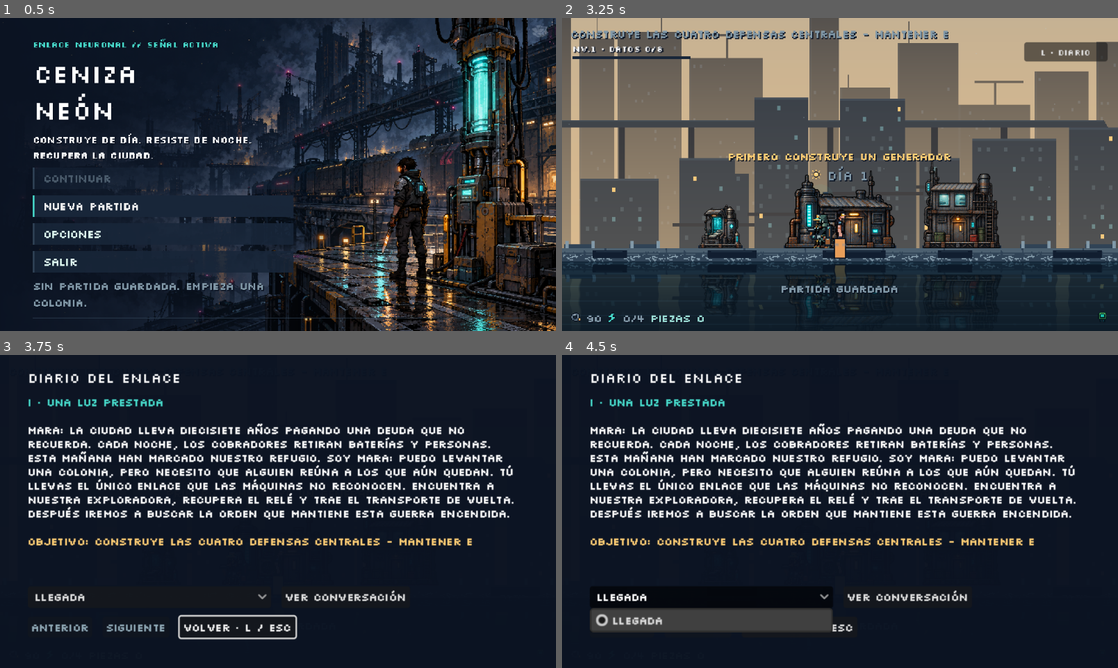
Above: before the commit, frames 1-4 (two rows, left to right).
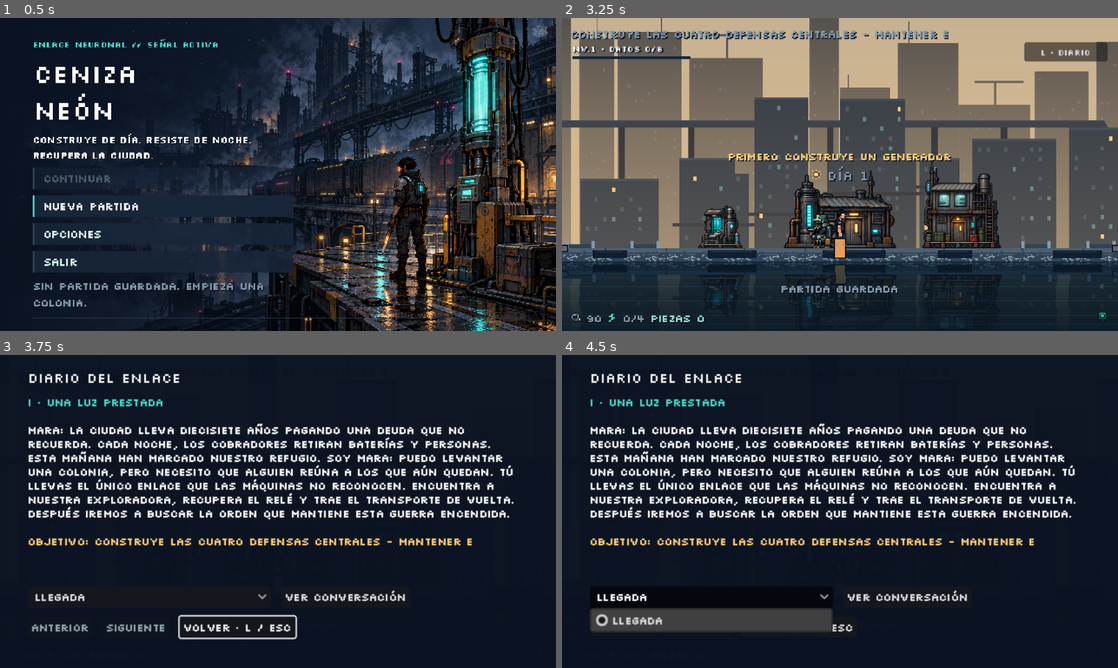
Above: after the commit, the same moments.

Repository: CarlosFloresDev/ceniza-neon
Game: Godot game, scene res://ui/main_menu.tscn
The game is run twice, just before and just after one commit, with the same random seed, the same clock (stepped at 60 frames per second) and the same inputs.
Inputs:
- Up to frame 1 (0.5 s): no input
- Up to frame 2 (3.25 s): click "Nueva partida" at 0.5 s; click "Comenzar" at 1.25 s; click "Continuar ›" at 2 s; click "Omitir" at 2.75 s
- Up to frame 3 (3.75 s): click "L · Diario" at 3.5 s
- Up to frame 4 (4.5 s): click "Llegada" at 4.25 s

Frame 1 is identical in both runs. In frame 2, less than 0.1% of the frame differs, in the area x 0-100%, y 72-84%; in frame 3, less than 0.1%; in frame 4, less than 0.1%.

Commit message:
feat: añade ratas escurridizas, cortocircuitos y trampas fabricadas

Diff:
--- a/core/game_rules.gd
+++ b/core/game_rules.gd
@@ -4,6 +4,7 @@
 const REPEATERS: StringName = &"repeaters"
 const ENEMIES: StringName = &"enemies"
 const ALLIES: StringName = &"allies"
+const PESTS: StringName = &"pests"
 const MAP_HALF_WIDTH: float = 1600.0
 const WORLD_LAYER: int = 1
 const FLOOR_Y: float = 260.0
--- /dev/null
+++ b/entities/pests/sewer_rat.gd
@@ -0,0 +1,21 @@
+class_name SewerRat
+extends CubeBody
+
+## Skittish pest that emerges from a corpse, darts toward a powered turret,
+## hides while it chews the wiring, and flees after shorting a few machines.
+
+enum State { EMERGE, DART, HIDE, FLEE }
+
+var state: int = State.EMERGE
+var speed: float = 260.0
+var chew_time: float = 0.0
+var chews: int = 0
+var target_site: ConstructionSite
+var exit_x: float = 0.0
+
+func _ready() -> void:
+	size = Vector2(6, 4)
+	fill = Color(0.44, 0.33, 0.26)
+	z_index = 2
+	add_to_group(GameRules.PESTS)
+	position.y = GameRules.FLOOR_Y
--- a/entities/structures/construction_site.gd
+++ b/entities/structures/construction_site.gd
@@ -20,6 +20,7 @@
 var viewer: Player
 var payment_fraction: float = 0
 var powered: bool = true
+var shorted: bool = false
 var core: ColonyCore
 
 func visual_height() -> float:
@@ -91,7 +92,10 @@
 	queue_redraw()
 
 func _process(delta: float) -> void:
-	modulate = Color.WHITE if powered else Color(0.5, 0.56, 0.63)
+	if shorted:
+		modulate = Color(0.5, 0.28, 0.4)
+	else:
+		modulate = Color.WHITE if powered else Color(0.5, 0.56, 0.63)
 	recoil = maxf(0.0, recoil - delta)
 	weld_timer -= delta
 	if ordered and weld_timer <= 0.0:
--- /dev/null
+++ b/entities/traps/rat_trap.gd
@@ -0,0 +1,21 @@
+class_name RatTrap
+extends CubeBody
+
+## Craftable trap placed at a fixed spot. Armed traps catch dashing rats once,
+## then enter a cooldown before they can trigger again.
+
+var armed: bool = false
+var cooldown: float = 0.0
+
+func _ready() -> void:
+	size = Vector2(18, 6)
+	glyph = "T"
+
+func refresh_visual() -> void:
+	if not armed:
+		fill = Color(0.4, 0.4, 0.45)
+	else:
+		fill = Color(0.91, 0.62, 0.35)
+		if cooldown > 0.0:
+			fill = fill.darkened(0.4)
+	queue_redraw()
--- a/levels/district.gd
+++ b/levels/district.gd
@@ -34,6 +34,8 @@
 var corpse_system: CorpseSystem
 var gravedigger: Gravedigger
 var scavenge: ScavengeSystem
+var trap_system: TrapSystem
+var pest_system: PestSystem
 
 func _ready() -> void:
 	player.combat_enabled = false
@@ -203,6 +205,17 @@
 	add_child(scavenge)
 	interaction.scavenge = scavenge
 	scavenge.notice_requested.connect(presenter.show_notice)
+	trap_system = TrapSystem.new()
+	trap_system.setup(bank)
+	add_child(trap_system)
+	trap_system.notice_requested.connect(presenter.show_notice)
+	interaction.trap_system = trap_system
+	pest_system = PestSystem.new()
+	pest_system.setup(corpse_system, construction, trap_system)
+	add_child(pest_system)
+	pest_system.notice_requested.connect(presenter.show_notice)
+	session.pest_system = pest_system
+	session.trap_system = trap_system
 	for portal: EnemyRepeater in civic.gates + expedition.repeaters:
 		portal.defense_requested.connect(civic.defend_portal)
 	var arriving: bool = not CampaignRoute.pending.is_empty()
--- a/systems/construction_system.gd
+++ b/systems/construction_system.gd
@@ -54,6 +54,9 @@
 	return true
 
 func toggle_power(site: ConstructionSite) -> bool:
+	if site.shorted:
+		notice_requested.emit("Cortocircuito: repara antes")
+		return false
 	if site.kind != &"turret" or site.hp <= 0 or site.ordered: return false
 	if not site.powered and bank.energy_used() + site.data.energy > bank.available_capacity():
 		notice_requested.emit("Falta energía para reactivar")
@@ -63,5 +66,13 @@
 	notice_requested.emit("Torreta activa" if site.powered else "Energía de torreta liberada")
 	return true
 
+func repair_short(site: ConstructionSite) -> bool:
+	if not site.shorted:
+		return false
+	site.shorted = false
+	site.powered = true
+	notice_requested.emit("Máquina reparada")
+	return true
+
 func damage_site(index: int, amount: int) -> void:
 	defensive_sites()[index].take_damage(amount)
--- a/systems/interaction_system.gd
+++ b/systems/interaction_system.gd
@@ -17,6 +17,7 @@
 var story: StoryDirector
 var mobility: MobilitySystem
 var scavenge: ScavengeSystem
+var trap_system: TrapSystem
 const MOBILITY_TARGET: int = -5
 var committed_target: int = GameRules.NO_TARGET
 var hold_time: float = 0.0
@@ -46,6 +47,8 @@
 		if candidate < distance:
 			distance = candidate
 			best = index
+	var trap_target: int = trap_system.target_at(player.position.x) if trap_system != null else GameRules.NO_TARGET
+	if best == GameRules.NO_TARGET and trap_target != GameRules.NO_TARGET: return trap_target
 	var prop_target: int = scavenge.target_at(player.position.x) if scavenge != null else GameRules.NO_TARGET
 	if prop_target != GameRules.NO_TARGET: return prop_target
 	if best == GameRules.NO_TARGET and mobility != null and mobility.target_at(player.position.x): return MOBILITY_TARGET
@@ -73,6 +76,8 @@
 func perform_interaction(target: int) -> bool:
 	if target == MOBILITY_TARGET and mobility != null: return mobility.interact()
 	if target <= -400 and target >= -402 and story != null: return story.interact(target)
+	if target <= -600:
+		return trap_system.interact(target) if trap_system != null else false
 	if target <= -500:
 		return scavenge.interact(target) if scavenge != null else false
 	if target <= -300 and civic != null: return civic.interact(target)
@@ -108,4 +113,8 @@
 		colony.add_worker(data.id)
 		notice_requested.emit("Habitante reclutado")
 		return true
+	if target >= 0 and target < construction.sites.size():
+		var site: ConstructionSite = construction.sites[target]
+		if site.shorted:
+			return construction.repair_short(site)
 	return construction.order(target)
--- /dev/null
+++ b/systems/pest_system.gd
@@ -0,0 +1,106 @@
+class_name PestSystem
+extends Node
+
+## Spawns skittish rats from decaying corpses and drives them toward powered
+## turrets to chew the wiring (short-circuit), unless an armed trap snaps them.
+
+signal notice_requested(message: String)
+
+const MAX_RATS: int = 5
+const CHEW_DURATION: float = 6.0
+const CHEWS_BEFORE_FLEE: int = 2
+const EMERGE_DURATION: float = 0.3
+const ARRIVE_DISTANCE: float = 6.0
+
+var corpse_system: CorpseSystem
+var construction: ConstructionSystem
+var trap_system: TrapSystem
+var rats: Array[SewerRat] = []
+
+func setup(corpse_system: CorpseSystem, construction: ConstructionSystem, trap_system: TrapSystem) -> void:
+	self.corpse_system = corpse_system
+	self.construction = construction
+	self.trap_system = trap_system
+	corpse_system.rat_spawn_requested.connect(_on_rat_spawn)
+
+func _on_rat_spawn(corpse: Corpse) -> void:
+	if rats.size() >= MAX_RATS:
+		return
+	var rat: SewerRat = SewerRat.new()
+	add_child(rat)
+	rat.position = corpse.position
+	rats.append(rat)
+
+func tick(delta: float) -> void:
+	for rat: SewerRat in rats:
+		if is_instance_valid(rat):
+			_update_rat(rat, delta)
+	for index: int in range(rats.size() - 1, -1, -1):
+		if not is_instance_valid(rats[index]):
+			rats.remove_at(index)
+
+func _update_rat(rat: SewerRat, delta: float) -> void:
+	match rat.state:
+		SewerRat.State.EMERGE:
+			rat.chew_time += delta
+			if rat.chew_time >= EMERGE_DURATION:
+				rat.chew_time = 0.0
+				rat.target_site = _choose_machine(rat)
+				if rat.target_site == null:
+					_begin_flee(rat)
+				else:
+					rat.state = SewerRat.State.DART
+		SewerRat.State.DART:
+			rat.visible = true
+			rat.position.x = move_toward(rat.position.x, rat.target_site.position.x, rat.speed * delta)
+			for trap: RatTrap in trap_system.traps_armed():
+				if absf(rat.position.x - trap.position.x) <= trap_system.TRAP_RANGE:
+					_catch(rat, trap)
+					return
+			if absf(rat.position.x - rat.target_site.position.x) <= ARRIVE_DISTANCE:
+				rat.visible = false
+				rat.chew_time = 0.0
+				rat.state = SewerRat.State.HIDE
+		SewerRat.State.HIDE:
+			rat.chew_time += delta
+			if rat.chew_time >= CHEW_DURATION:
+				rat.target_site.shorted = true
+				rat.target_site.powered = false
+				rat.target_site.queue_redraw()
+				notice_requested.emit("Cortocircuito: máquina fuera de servicio")
+				rat.chews += 1
+				if rat.chews >= CHEWS_BEFORE_FLEE:
+					_begin_flee(rat)
+					return
+				rat.target_site = _choose_machine(rat)
+				if rat.target_site == null:
+					_begin_flee(rat)
+				else:
+					rat.state = SewerRat.State.DART
+		SewerRat.State.FLEE:
+			rat.position.x = move_toward(rat.position.x, rat.exit_x, rat.speed * delta)
+			if absf(rat.position.x) >= GameRules.MAP_HALF_WIDTH + 60.0:
+				rat.queue_free()
+
+func _choose_machine(rat: SewerRat) -> ConstructionSite:
+	var best: ConstructionSite = null
+	var best_distance: float = INF
+	for site: ConstructionSite in construction.defensive_sites():
+		if site.data.damage <= 0 or site.hp <= 0 or not site.powered or site.shorted:
+			continue
+		var distance: float = absf(site.position.x - rat.position.x)
+		if distance < best_distance:
+			best_distance = distance
+			best = site
+	return best
+
+func _begin_flee(rat: SewerRat) -> void:
+	rat.state = SewerRat.State.FLEE
+	rat.exit_x = signf(rat.position.x) * (GameRules.MAP_HALF_WIDTH + 80.0)
+	rat.visible = true
+
+func _catch(rat: SewerRat, trap: RatTrap) -> void:
+	trap.cooldown = trap_system.TRAP_COOLDOWN
+	trap.refresh_visual()
+	notice_requested.emit("Rata atrapada")
+	rat.queue_free()
--- a/systems/session_controller.gd
+++ b/systems/session_controller.gd
@@ -28,6 +28,8 @@
 var experience: ExperienceSystem
 var civic: CivicSystem
 var corpse_system: CorpseSystem
+var pest_system: PestSystem
+var trap_system: TrapSystem
 
 func initialize() -> void:
 	var transfer: Dictionary = CampaignRoute.take(zone_index)
@@ -134,6 +136,10 @@
 	colony.update_workers(delta)
 	if corpse_system != null:
 		corpse_system.tick(delta)
+	if trap_system != null:
+		trap_system.tick(delta)
+	if pest_system != null:
+		pest_system.tick(delta)
 	if civic != null and Input.is_action_just_pressed("escort"):
 		civic.advance_side = 0 if civic.advance_side != 0 else (-1 if player.position.x < 0 else 1)
 		presenter.show_notice("Escolta: retirada" if civic.advance_side == 0 else "Escolta: atacar entrada del frente")
--- /dev/null
+++ b/systems/trap_system.gd
@@ -0,0 +1,80 @@
+class_name TrapSystem
+extends Node
+
+## Owns craftable rat traps. The player fabricates a trap by holding E near a
+## spot, paying scrap and parts; armed traps then catch pests on their own.
+
+signal notice_requested(message: String)
+
+const TRAP_SPOTS: Array[float] = [-260.0, 260.0]
+const TRAP_COST: int = 15
+const TRAP_PARTS: int = 6
+const TRAP_RANGE: float = 24.0
+const TRAP_COOLDOWN: float = 6.0
+const TRAP_TARGET_BASE: int = -600
+const TRAP_TARGET_RANGE: float = 42.0
+
+var bank: ResourceBank
+var traps: Array[RatTrap] = []
+
+func setup(bank: ResourceBank) -> void:
+	self.bank = bank
+	for spot: float in TRAP_SPOTS:
+		var trap: RatTrap = RatTrap.new()
+		add_child(trap)
+		trap.position = Vector2(spot, GameRules.FLOOR_Y)
+		trap.refresh_visual()
+		traps.append(trap)
+
+func target_at(x: float) -> int:
+	var best: int = -1
+	var best_distance: float = TRAP_TARGET_RANGE
+	for index: int in range(traps.size()):
+		var distance: float = absf(traps[index].position.x - x)
+		if distance <= best_distance:
+			best_distance = distance
+			best = index
+	return GameRules.NO_TARGET if best == -1 else TRAP_TARGET_BASE - best
+
+func interact(target: int) -> bool:
+	var index: int = TRAP_TARGET_BASE - target
+	if index < 0 or index >= traps.size():
+		return false
+	var trap: RatTrap = traps[index]
+	if trap.armed:
+		notice_requested.emit("Trampa ya armada")
+		return false
+	if bank.scrap < TRAP_COST:
+		notice_requested.emit("Falta chatarra")
+		return false
+	if bank.parts < TRAP_PARTS:
+		notice_requested.emit("Faltan piezas")
+		return false
+	bank.spend(TRAP_COST)
+	bank.spend_parts(TRAP_PARTS)
+	trap.armed = true
+	trap.refresh_visual()
+	notice_requested.emit("Trampa armada")
+	return true
+
+func describe(target: int) -> Dictionary:
+	var index: int = TRAP_TARGET_BASE - target
+	if index < 0 or index >= traps.size():
+		return {"text": "", "cost": -1}
+	var trap: RatTrap = traps[index]
+	if trap.armed:
+		return {"text": "Trampa: armada", "cost": -1}
+	return {"text": "Trampa: fabricar", "cost": TRAP_COST}
+
+func traps_armed() -> Array[RatTrap]:
+	var result: Array[RatTrap] = []
+	for trap: RatTrap in traps:
+		if trap.armed and trap.cooldown <= 0.0:
+			result.append(trap)
+	return result
+
+func tick(delta: float) -> void:
+	for trap: RatTrap in traps:
+		if trap.cooldown > 0.0:
+			trap.cooldown = maxf(0.0, trap.cooldown - delta)
+			trap.refresh_visual()
--- a/ui/hud_presenter.gd
+++ b/ui/hud_presenter.gd
@@ -104,7 +104,12 @@
 	var context_key: bool = true
 	var context_screen: Vector2 = Vector2.ZERO
 	var target: int = interaction.interaction_target()
-	if target <= -500 and interaction.scavenge != null:
+	if target <= -600 and interaction.trap_system != null:
+		var detail: Dictionary = interaction.trap_system.describe(target)
+		context = detail.text
+		context_cost = detail.cost
+		context_screen = player.get_global_transform_with_canvas() * Vector2(0, -55)
+	elif target <= -500 and interaction.scavenge != null:
 		var detail: Dictionary = interaction.scavenge.describe(target)
 		context = detail.text
 		context_cost = detail.cost
Not shown, added: entities/pests/sewer_rat.gd.uid
Not shown, added: entities/traps/rat_trap.gd.uid
Not shown, added: systems/pest_system.gd.uid
Not shown, added: systems/trap_system.gd.uid
